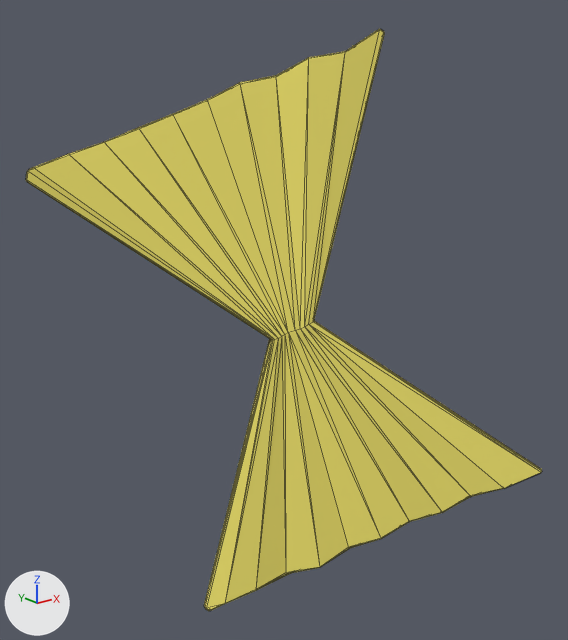
An edit to the glTF model assets/Plane.013.gltf, drawn before and after from the same camera.
Camera for both pictures: a camera (50 mm lens) standing at (-1.536, -1.904, 0.808) and looking at (0.003, 0.019, 0.039). The lights are fixed; the arrows at lower left show +X, +Y and +Z. Mesh edges are drawn as thin lines. Where no turn or scale is listed for an object, it has been applied to the vertices.
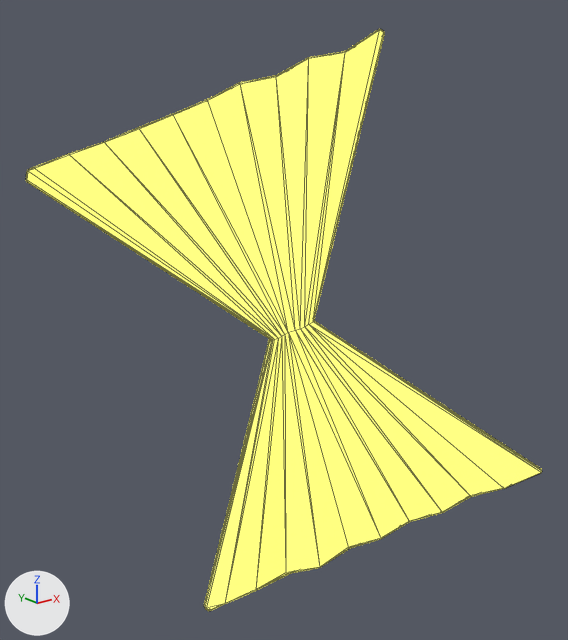
Where the change shows, as pixel boxes [x1, y1, x2, y2] in the pictures (568 x 640 px):
```json
{"object": "Plane.013", "change": "recoloured, surface changed", "before": [26, 29, 542, 611], "after": [26, 29, 542, 611]}
```

Scene script edits in JSON lines:
```json
{"block": "mat_pasta_material_new", "where": "n0 = _N.new('ShaderNodeBsdfPrincipled'); n0.name = 'Principled BSDF'"}
{"op": "add", "block": "mat_pasta_material_new", "code": "n0.inputs[28].default_value = 1.2  # 'Emission Strength'"}
{"op": "add", "block": "mat_pasta_material_new", "code": "n0.inputs[27].default_value = (1.0, 0.943, 0.102, 1.0)  # 'Emission Color', yellow #fff95a"}
```
